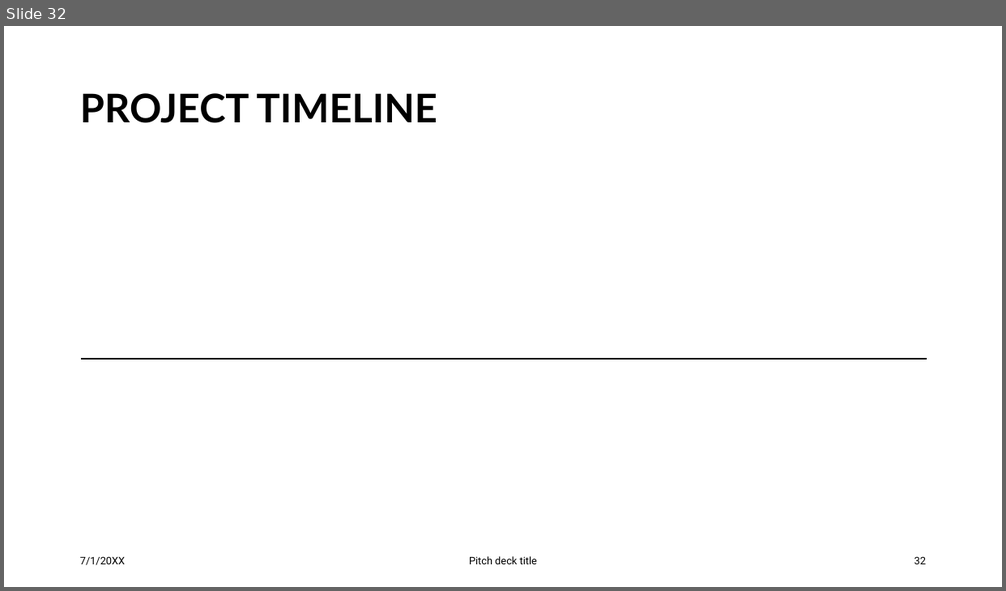
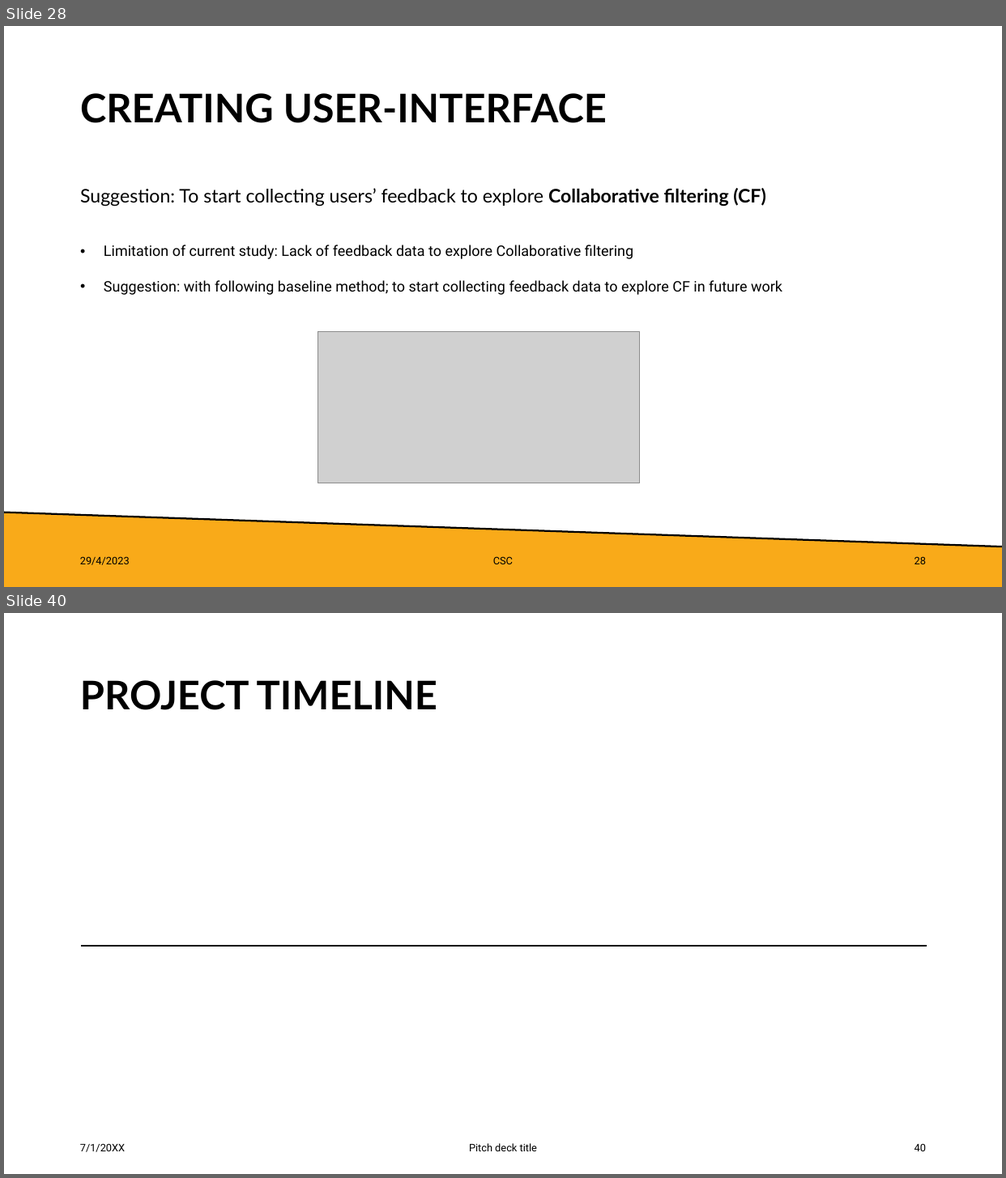
Before and after one commit to lkimhui/CarSmartConsultancy, a slide deck: BIG_DATA_PROCESSING_PresentationDeck.pptx. Shown one above the other, each under a label of ours: slide 32 before the commit, slides 28 and 40 after it; the slides between them are not shown. The pictures are 1006x591 and 1006x1178 pixels, drawn with LibreOffice and Linux fonts; fonts in the diff are those of the drawing; grey boxes stand for pictures. Boxes give left, top, right and bottom in pixels: in the first picture for what was removed or moved away, otherwise in the second. Text is boxed around its words. In the diff, an @@ line names an element or a change of style, - is before the commit and + after.

```diff
--- a/BIG_DATA_PROCESSING_PresentationDeck.pptx
+++ b/BIG_DATA_PROCESSING_PresentationDeck.pptx
@@ slide 28 added at [4,26,1002,587], background #FFFFFF @@
@@ title added at [80,93,607,123], 38 pt, text #000000, bold @@
+CREATING USER-INTERFACE
@@ text added at [80,188,766,207], 18 pt, text #000000 @@
+Suggestion: To start collecting users’ feedback to explore Collaborative filtering (CF)
@@ text added at [104,245,782,295], 14 pt, text #000000 @@
+• Limitation of current study: Lack of feedback data to explore Collaborative filtering
+• Suggestion: with following baseline method; to start collecting feedback data to explore CF in future work
@@ picture added at [318,332,640,484] @@
@@ freeform shape added at [4,513,1002,587], fill #F9AA19 @@
@@ line added from (4, 513) to (1002, 547), #000000 1.75 pt @@
@@ text added at [80,557,130,565], 10 pt, text #000000 @@
+29/4/2023
@@ text added at [493,557,513,565], 10 pt, text #000000 @@
+CSC
@@ page number added at [914,557,926,565], 10 pt, text #000000 @@
+28
@@ what was slide 32 is now slide 40 @@
@@ page number at [914,1144,926,1152]: text changed @@
-32
+40
```
Also in this commit, not shown: 6 slides changed, 7 other slides added.
